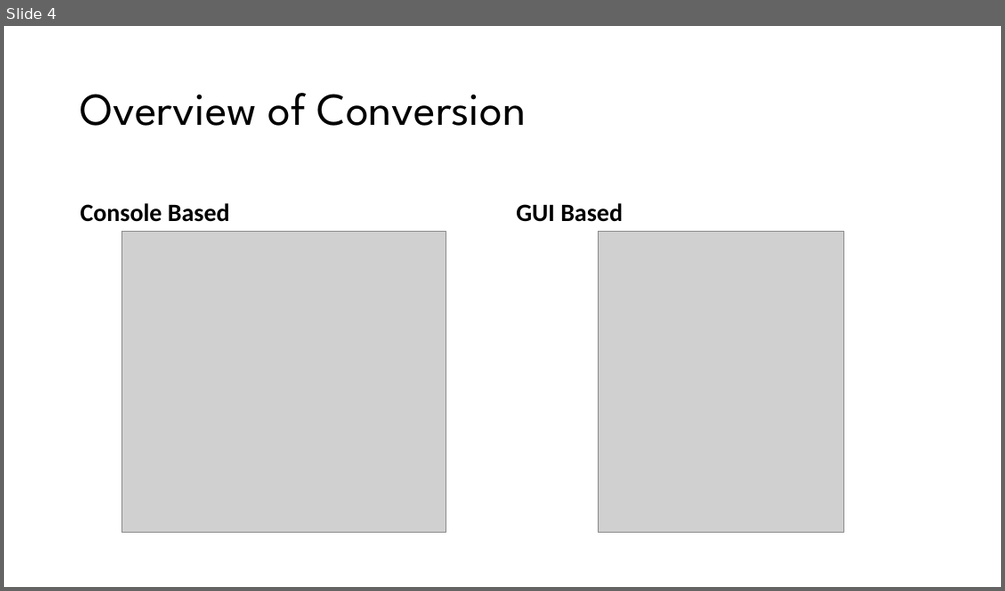
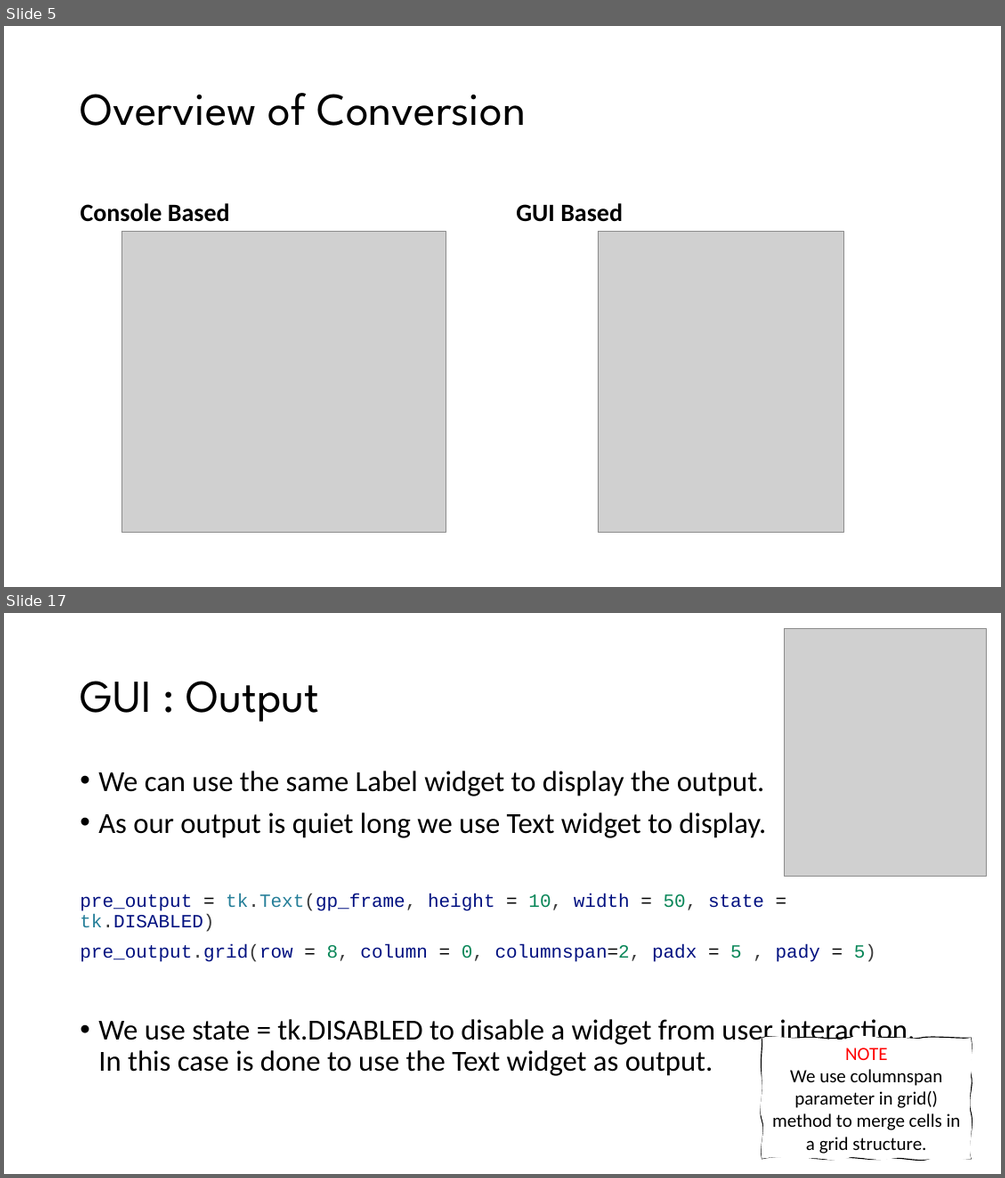
Before and after one commit to RKS200/Grade-Predictor, a slide deck: presentation.pptx. Shown one above the other, each under a label of ours: slide 4 before the commit, slides 5 and 17 after it; the slides between them are not shown. The pictures are 1005x591 and 1005x1178 pixels, drawn with LibreOffice and Linux fonts; fonts in the diff are those of the drawing; grey boxes stand for pictures. Boxes give left, top, right and bottom in pixels: in the first picture for what was removed or moved away, otherwise in the second. Text is boxed around its words. In the diff, an @@ line names an element or a change of style, - is before the commit and + after.

```diff
--- a/presentation.pptx
+++ b/presentation.pptx
@@ slide 17 added at box(4, 613, 1001, 1174), background #FFFFFF @@
@@ picture added at box(785, 628, 987, 876) @@
@@ title added at box(80, 681, 319, 722), 44 pt, text #000000 @@
+GUI : Output
@@ text added at box(80, 771, 914, 1076), 28 pt, text #000000 @@
+• We can use the same Label widget to display the output.
+• As our output is quiet long we use Text widget to display.
+pre_output = tk.Text(gp_frame, height = 10, width = 50, state = tk.DISABLED)
+pre_output.grid(row = 8, column = 0, columnspan=2, padx = 5 , pady = 5)
+• We use state = tk.DISABLED to disable a widget from user interaction. In this case is done to use the Text widget as output.
@@ freeform shape added at box(762, 1038, 971, 1159), fill #FFFFFF, outline #000000 1 pt, 18 pt, text #000000 @@
+NOTE
+We use columnspan parameter in grid() method to merge cells in a grid structure.
@@ what was slide 4 is now slide 5 @@
```
Also in this commit, not shown: 23 other slides added, 1 slide removed.
